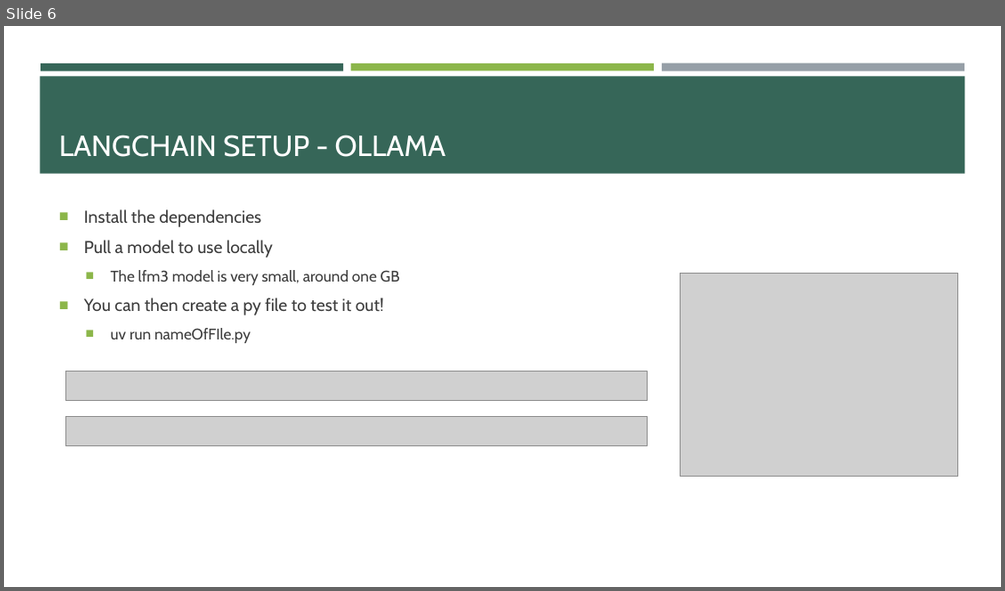
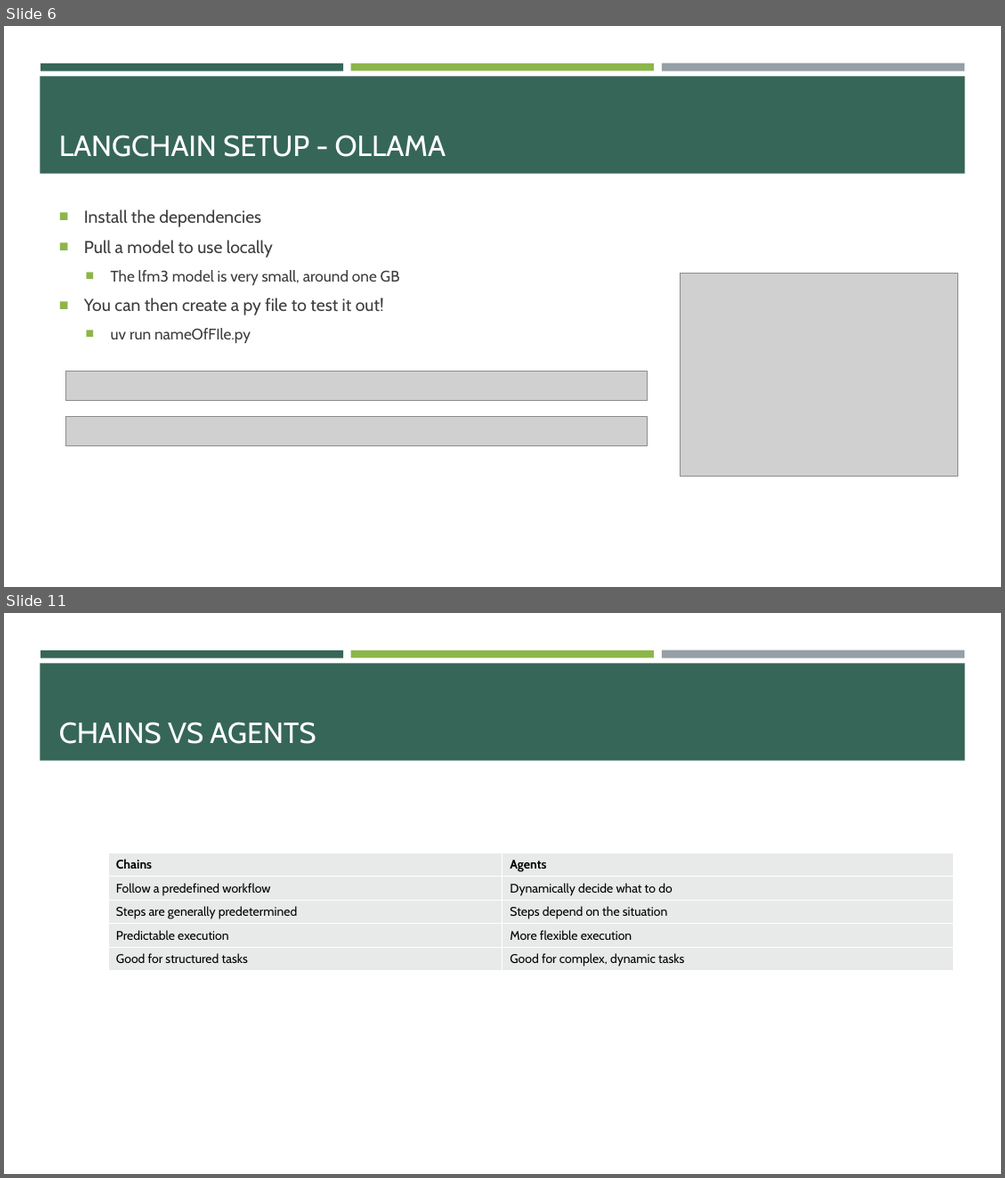
Before and after one commit to e-m-wilson/java-fs, a slide deck: Week_11/langchain.pptx. Shown one above the other, each under a label of ours: slide 6 before the commit, slides 6 and 11 after it; the slides between them are not shown. The pictures are 1005x591 and 1005x1178 pixels, drawn with LibreOffice and Linux fonts; fonts in the diff are those of the drawing; grey boxes stand for pictures. Boxes give left, top, right and bottom in pixels: in the first picture for what was removed or moved away, otherwise in the second. Text is boxed around its words. In the diff, an @@ line names an element or a change of style, - is before the commit and + after.

```diff
--- a/Week_11/langchain.pptx
+++ b/Week_11/langchain.pptx
@@ slide 11 added at [4,613,1001,1174], background #FFFFFF; not listed: 4 template elements that a slide beside it also shows @@
@@ title added at [59,722,316,744], 28 pt, text #FFFFFF @@
+CHAINS VS AGENTS
@@ table added at [109,853,954,970], 5 rows, 2 columns @@
+Chains | Agents
+Follow a predefined workflow | Dynamically decide what to do
+Steps are generally predetermined | Steps depend on the situation
+Predictable execution | More flexible execution
+Good for structured tasks | Good for complex, dynamic tasks
```
Also in this commit, not shown: 1 slide changed, 11 other slides added, 18 other files.
